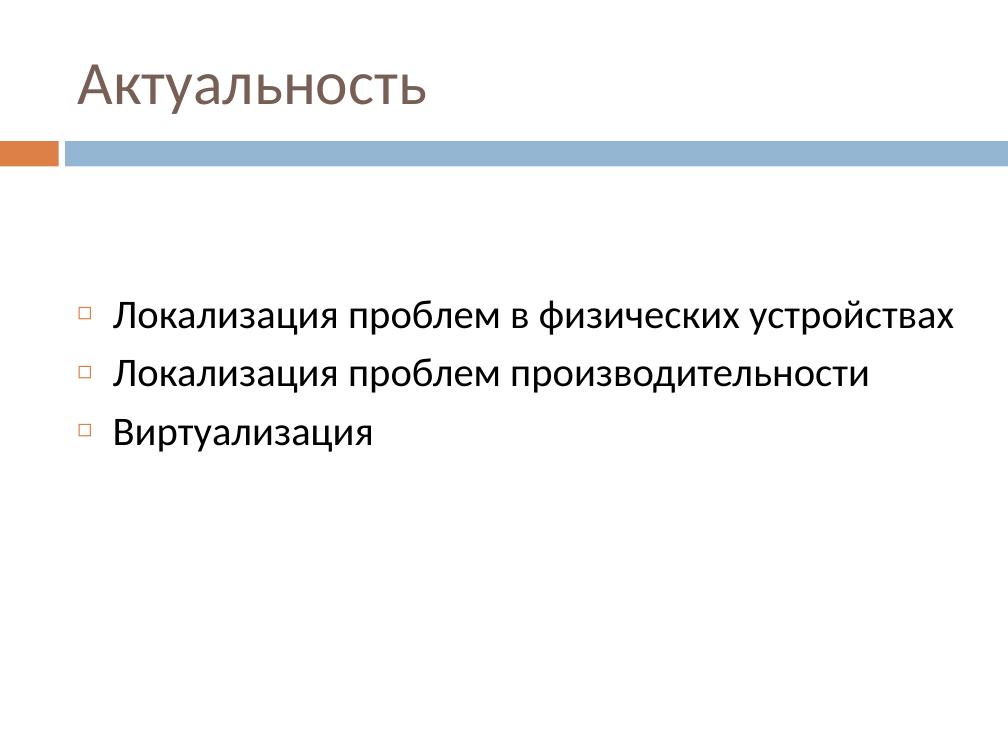
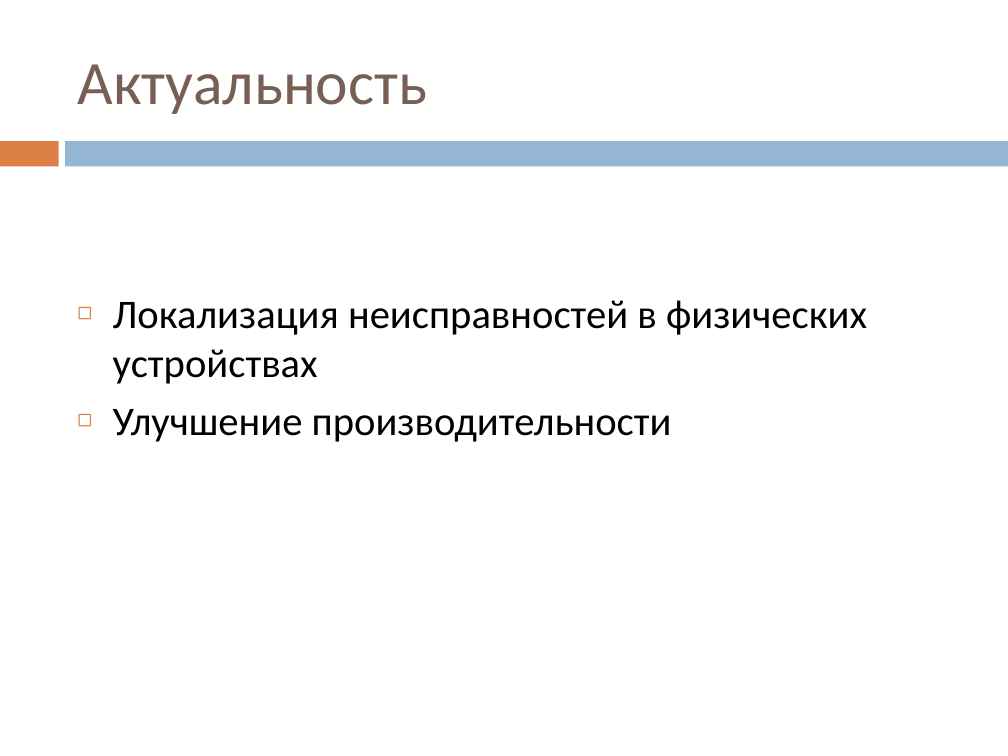
Before and after one commit to manelyset/Subchannel-status-diagnostic, a slide deck: slide 3 of Защита.pptx (slide 2 before the commit). Drawn at 1008x756 pixels with LibreOffice and Linux fonts; fonts in the diff are those of the drawing. Boxes give left, top, right and bottom in pixels: in the first picture for what was removed or moved away, otherwise in the second. Text is boxed around its words. In the diff, an @@ line names an element or a change of style, - is before the commit and + after.

Commit message:
+ presentation

```diff
--- a/Защита.pptx
+++ b/Защита.pptx
@@ text at [113, 300, 867, 442]: text changed @@
-◻ Локализация проблем в физических устройствах
-◻ Локализация проблем производительности
-◻ Виртуализация
+◻ Локализация неисправностей в физических устройствах
+◻ Улучшение производительности
```
